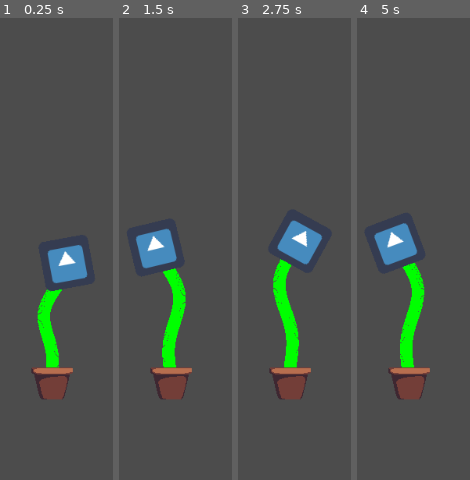
Above: before the commit, frames 1-4 (left to right).
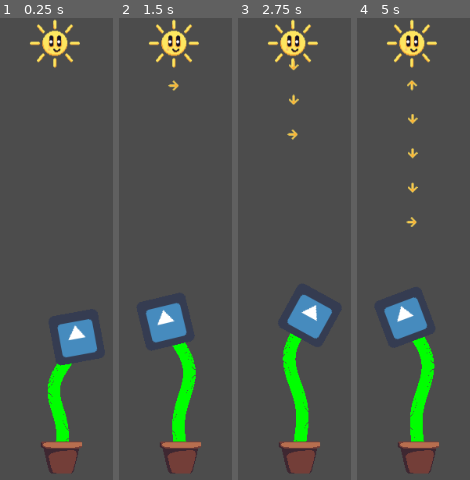
Above: after the commit, the same moments.

Repository: giraugh/LD46
Game: Godot game, scene res://Scenes/World.tscn
Same seed, same stepped clock (60 frames per second), same inputs: the game is played once before the commit and once after it. Before the commit the project starts from res://Scenes/Player.tscn. The engine's default icon, where the game draws it, is replaced by a stand-in: a white triangle on a blue panel in a dark square.
Inputs:
- Up to frame 1 (0.25 s): no input
- Up to frame 2 (1.5 s): no input
- Up to frame 3 (2.75 s): no input
- Up to frame 4 (5 s): no input

The runs differ from the first frame. In frame 1, 13% of the frame differs, in the area x 26-86%, y 0-99%; in frame 2, 14%; in frame 3, 13%; in frame 4, 15%, in the area x 15-73%, y 0-99%.

Commit message:
COMPLETED
No more work required

Diff:
--- a/project/Scenes/Arrows.gd
+++ b/project/Scenes/Arrows.gd
@@ -5,6 +5,7 @@
 # var b = "text"
 var time = 0.0
 var lastEmit = 0.0
+export var emitsPerSecond = 1.0
 # Called when the node enters the scene tree for the first time.
 func _ready():
 	pass # Replace with function body.
@@ -12,9 +13,11 @@
 func _process(delta):
 	time += delta
 	lastEmit += delta
-	if lastEmit > 1:
+	if lastEmit > (1 / emitsPerSecond) :
 		lastEmit = 0.0
-		add_child(load("res://Scenes/Arrow.tscn").instance())
+		var child = load("res://Scenes/Arrow.tscn").instance()
+		child.set_rotation(PI / 2 * (randi() % 4))
+		add_child(child)
 
 # Called every frame. 'delta' is the elapsed time since the previous frame.
 #func _process(delta):
--- a/project/Scenes/Sun.tscn
+++ b/project/Scenes/Sun.tscn
@@ -13,3 +13,4 @@
 [node name="Arrows" type="Node2D" parent="."]
 position = Vector2( 0.457153, 23.8617 )
 script = ExtResource( 2 )
+emitsPerSecond = 1.133
--- a/project/Scenes/World.tscn
+++ b/project/Scenes/World.tscn
@@ -1,3 +1,12 @@
-[gd_scene format=2]
+[gd_scene load_steps=3 format=2]
+
+[ext_resource path="res://Scenes/Player.tscn" type="PackedScene" id=1]
+[ext_resource path="res://Scenes/Sun.tscn" type="PackedScene" id=2]
 
 [node name="World" type="Node2D"]
+
+[node name="Player" parent="." instance=ExtResource( 1 )]
+position = Vector2( 498.515, 551.103 )
+
+[node name="Sun" parent="." instance=ExtResource( 2 )]
+position = Vector2( 490.121, 32.4917 )
--- a/project/project.godot
+++ b/project/project.godot
@@ -16,7 +16,7 @@
 [application]
 
 config/name="Ludum Dare 46"
-run/main_scene="res://Scenes/Player.tscn"
+run/main_scene="res://Scenes/World.tscn"
 config/icon="res://icon.png"
 
 [rendering]
